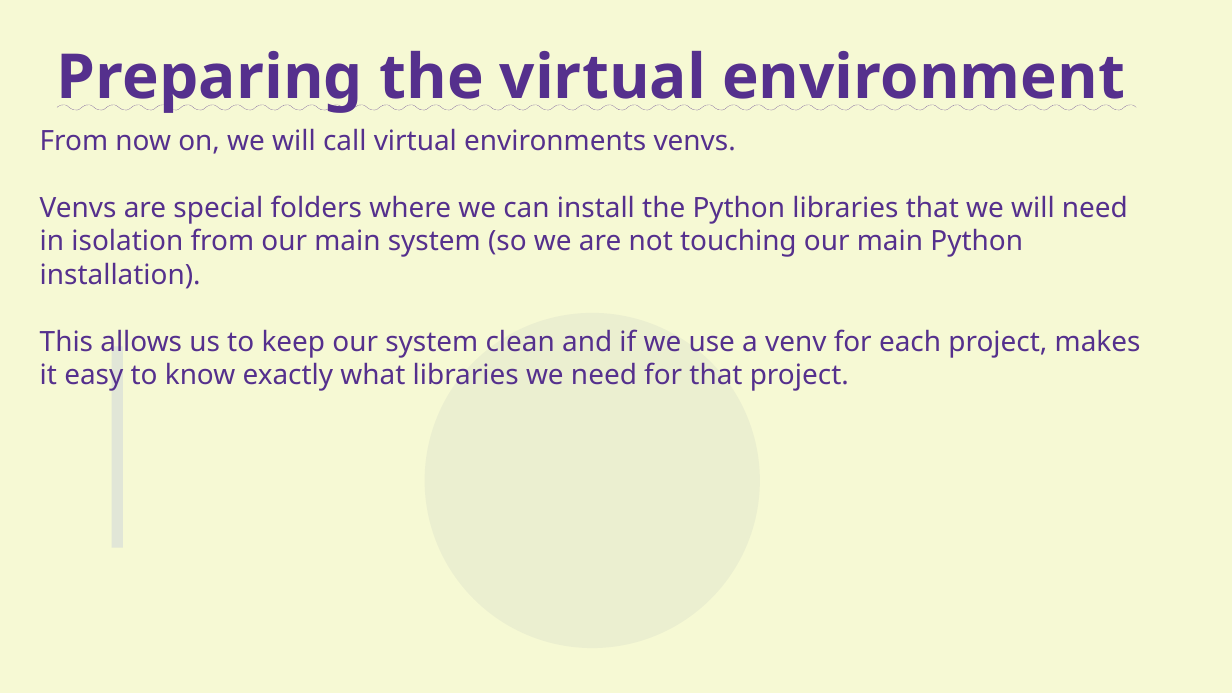
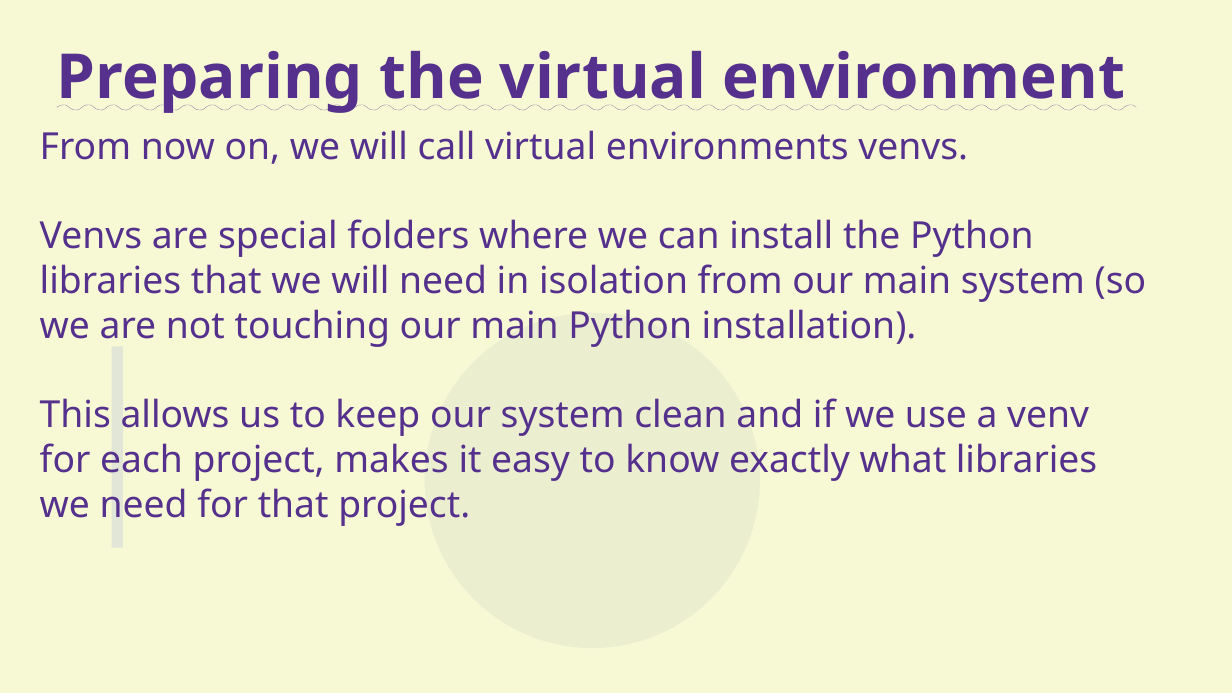
Before and after one commit to aram-de/aas_workshop_pub, a slide deck: slide 9 of presentation_KhanRev.odp (slide 10 before the commit). Drawn at 1232x693 pixels with LibreOffice and Linux fonts; fonts in the diff are those of the drawing. Boxes give left, top, right and bottom in pixels: in the first picture for what was removed or moved away, otherwise in the second. Text is boxed around its words. In the diff, an @@ line names an element or a change of style, - is before the commit and + after.

```diff
--- a/presentation_KhanRev.odp
+++ b/presentation_KhanRev.odp
@@ title "From now on, we will ..." at bbox=[40, 130, 1147, 526]: size 18 to 24 pt @@
```
Also in this commit, not shown: 2 other slides changed.
